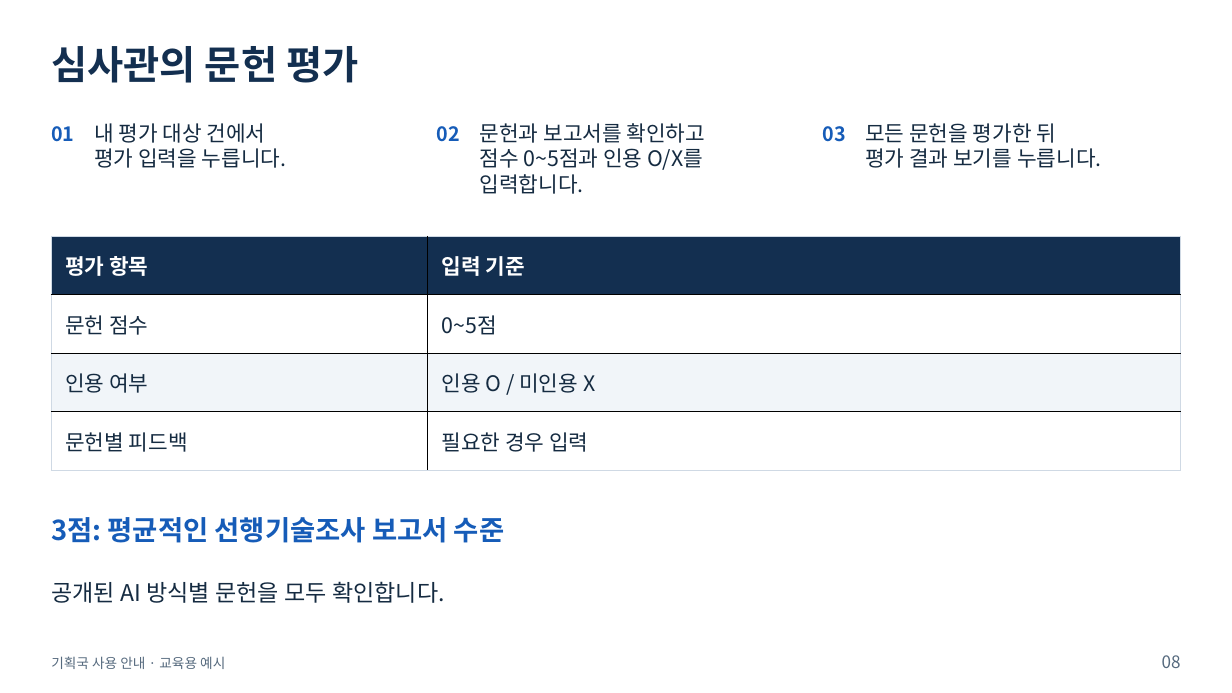
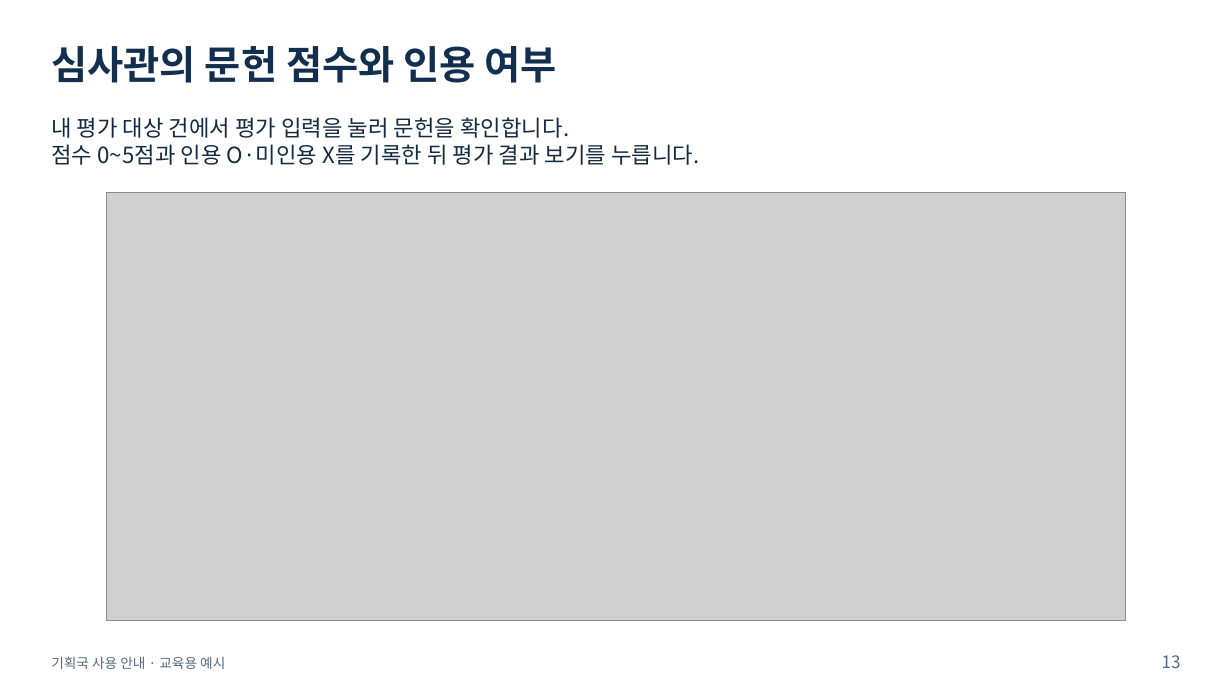
Before and after one commit to sohnjun96/PatentExamTools, a slide deck: slide 13 of docs/user-guides/기획국_AI검색결과평가_사용안내.pptx (slide 8 before the commit). Drawn at 1232x693 pixels with LibreOffice and Linux fonts; fonts in the diff are those of the drawing; grey boxes stand for pictures. Boxes give left, top, right and bottom in pixels: in the first picture for what was removed or moved away, otherwise in the second. Text is boxed around its words. In the diff, an @@ line names an element or a change of style, - is before the commit and + after.

```diff
--- a/docs/user-guides/기획국_AI검색결과평가_사용안내.pptx
+++ b/docs/user-guides/기획국_AI검색결과평가_사용안내.pptx
@@ text at <box>51,46,557,83</box>: text changed @@
-심사관의 문헌 평가
+심사관의 문헌 점수와 인용 여부
@@ text at <box>51,117,700,165</box>: text changed; size 18.8 to 19.5 pt @@
-내 평가 대상 건에서
-평가 입력을 누릅니다.
+내 평가 대상 건에서 평가 입력을 눌러 문헌을 확인합니다.
+점수 0~5점과 인용 O·미인용 X를 기록한 뒤 평가 결과 보기를 누릅니다.
@@ text removed at <box>51,126,74,142</box> @@
-01
@@ text removed at <box>437,126,460,142</box> @@
-02
@@ text removed at <box>480,123,706,194</box> @@
-문헌과 보고서를 확인하고
-점수 0~5점과 인용 O/X를 입력합니다.
@@ text removed at <box>822,126,845,142</box> @@
-03
@@ text removed at <box>865,123,1102,168</box> @@
-모든 문헌을 평가한 뒤
-평가 결과 보기를 누릅니다.
@@ picture added at <box>107,192,1125,620</box> @@
@@ table removed at <box>51,237,1180,471</box>, 4 rows, 2 columns @@
-평가 항목 | 입력 기준
-문헌 점수 | 0~5점
-인용 여부 | 인용 O / 미인용 X
-문헌별 피드백 | 필요한 경우 입력
@@ text removed at <box>51,517,504,543</box> @@
-3점: 평균적인 선행기술조사 보고서 수준
@@ text removed at <box>51,581,445,603</box> @@
-공개된 AI 방식별 문헌을 모두 확인합니다.
@@ text at <box>1162,655,1181,668</box>: text changed @@
-08
+13
```
Also in this commit, not shown: 6 other slides changed, 7 slides added, 1 slide removed, 1 other file.
